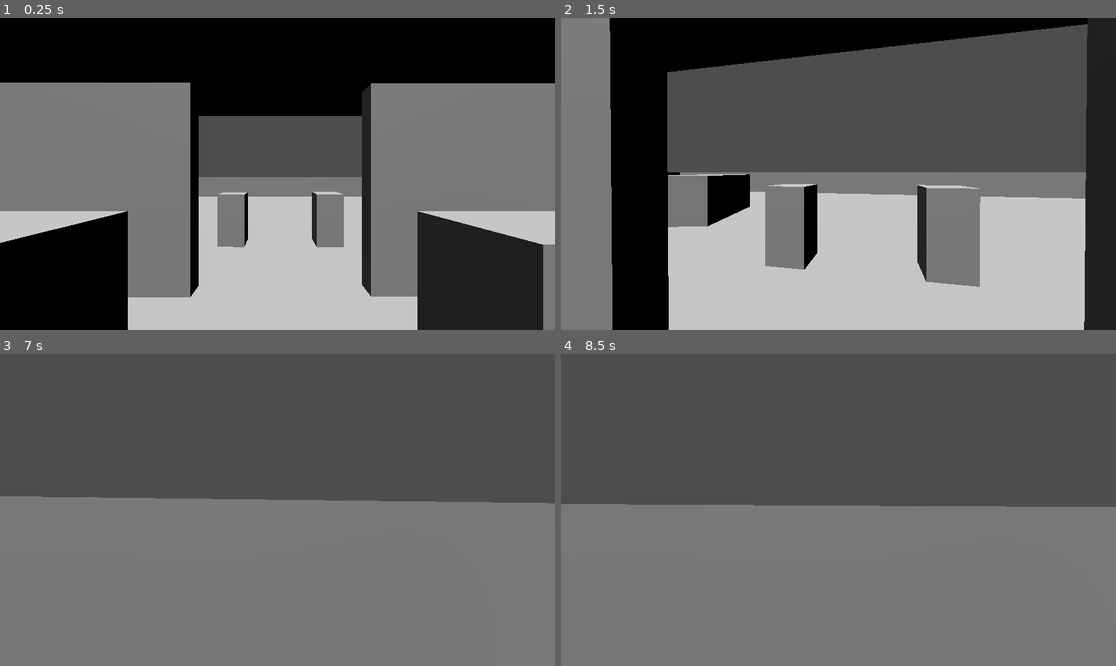
Above: before the commit, frames 1-4 (two rows, left to right).
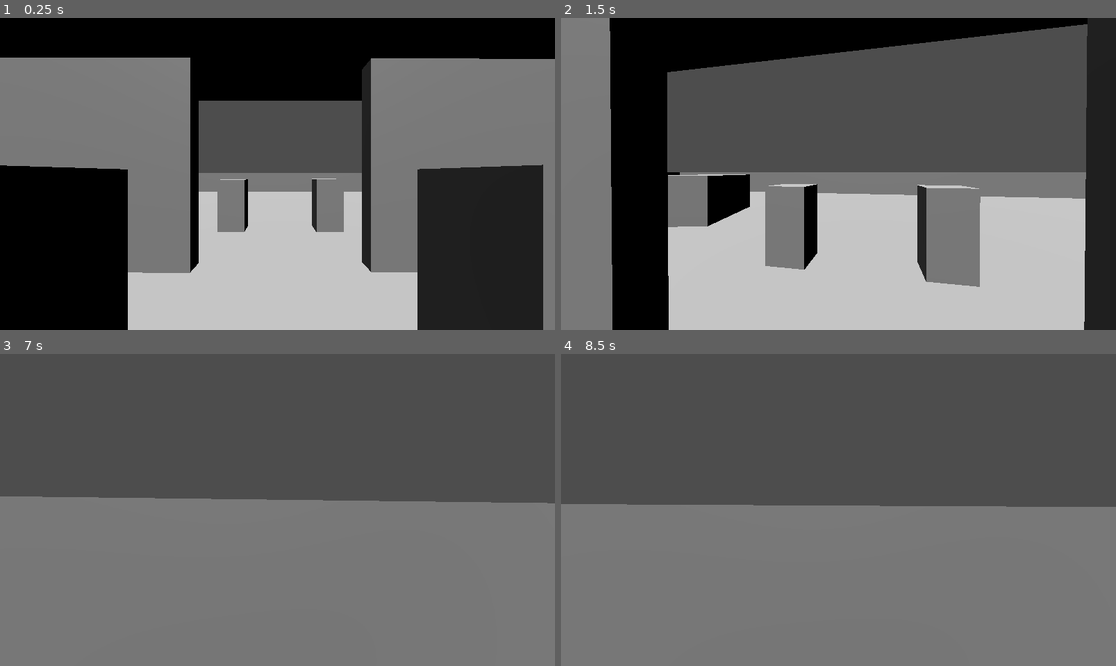
Above: after the commit, the same moments.

Repository: Leoyou04/Convenience-Chaos
Game: Godot game, scene res://Scenes/Main.tscn
The game is run twice, just before and just after one commit, with the same random seed, the same clock (stepped at 60 frames per second) and the same inputs. This scene is started directly instead of the project's main scene.
Inputs (mouse positions are in pixels of both pictures, inside the frame that each line leads up to):
- Up to frame 1 (0.25 s): no input
- Up to frame 2 (1.5 s): tap Enter at 0.5 s; move the mouse to (866, 174) at 0.52 s; hold Up (ui_up) from 0.53 s (still down); tap C (crouch) at 0.6 s; move the mouse to (810, 174) at 1.27 s; tap Z (prone) at 1.35 s
- Up to frame 3 (7 s): move the mouse to (288, 503) at 2.02 s; hold Shift (sprint) 2.03-2.78 s; move the mouse to (271, 516) at 2.77 s; tap one key every 0.75 s from 2.85 s: C (crouch) Z (prone) Shift (sprint) C (crouch) Z (prone); move the mouse to (316, 513) at 3.52 s; move the mouse to (233, 506) at 4.27 s; move the mouse to (283, 510) at 5.02 s; move the mouse to (255, 503) at 5.77 s; release Up (ui_up) at 5.78 s; hold Right (ui_right) 5.78-6.53 s; move the mouse to (305, 510) at 6.52 s; hold Up (ui_up) from 6.53 s (still down); hold Shift (sprint) from 6.53 s (still down)
- Up to frame 4 (8.5 s): keep holding Up (ui_up); tap Space at 7.25 s; move the mouse to (810, 510) at 7.27 s; release Shift (sprint) at 7.28 s; tap C (crouch) at 7.35 s; tap Enter at 8 s; move the mouse to (849, 503) at 8.02 s; tap Z (prone) at 8.1 s

The runs differ from the first frame. In frame 1, 19% of the frame differs, in the area x 0-100%, y 12-90%; in frame 2, nothing differs; in frame 3, less than 0.1%; in frame 4, less than 0.1%.

Commit message:
added texture rects
added texture rects

Diff:
--- a/Scenes/GameUI.tscn
+++ b/Scenes/GameUI.tscn
@@ -1,4 +1,7 @@
 [gd_scene format=3 uid="uid://b4j1n4w3cj2bg"]
+
+[ext_resource type="Texture2D" uid="uid://dybb6it1ccb5j" path="res://icon.svg" id="1_tyage"]
+[ext_resource type="Script" uid="uid://n5rrsdaw1u4b" path="res://Scenes/noise_indicator.gd" id="2_37hul"]
 
 [node name="CanvasLayer" type="CanvasLayer" unique_id=556926182]
 
@@ -18,36 +21,40 @@
 offset_bottom = 217.0
 grow_horizontal = 0
 
-[node name="Label" type="Label" parent="ObjectiveList" unique_id=482281076]
+[node name="Objective 1" type="Label" parent="ObjectiveList" unique_id=482281076]
 layout_mode = 2
 text = "Objective 1"
 
-[node name="Label2" type="Label" parent="ObjectiveList" unique_id=889225628]
+[node name="Objective 2" type="Label" parent="ObjectiveList" unique_id=889225628]
 layout_mode = 2
 text = "Objective 2"
 
-[node name="Label3" type="Label" parent="ObjectiveList" unique_id=11459108]
+[node name="Objective 3" type="Label" parent="ObjectiveList" unique_id=11459108]
 layout_mode = 2
 text = "Objective 3"
 
-[node name="Label4" type="Label" parent="ObjectiveList" unique_id=1190385052]
+[node name="Objective 4" type="Label" parent="ObjectiveList" unique_id=1190385052]
 layout_mode = 2
 text = "Objective 4"
 
-[node name="Label5" type="Label" parent="ObjectiveList" unique_id=1582328733]
+[node name="Objective 5" type="Label" parent="ObjectiveList" unique_id=1582328733]
 layout_mode = 2
 text = "Objective 5"
 
-[node name="Label6" type="Label" parent="ObjectiveList" unique_id=1614779640]
+[node name="Objective 6" type="Label" parent="ObjectiveList" unique_id=1614779640]
 layout_mode = 2
 text = "Objective 6"
 
 [node name="TimerLabel" type="Label" parent="." unique_id=295744340]
 anchors_preset = -1
+anchor_left = -0.059375
+anchor_top = -0.037037037
 anchor_right = -0.059375
 anchor_bottom = -0.037037037
-offset_right = 563.0
-offset_bottom = 207.0
+offset_left = 120.0
+offset_top = 42.0
+offset_right = 683.0
+offset_bottom = 249.0
 text = "TIMER"
 horizontal_alignment = 1
 vertical_alignment = 1
@@ -59,17 +66,42 @@
 anchor_top = 1.0
 anchor_right = 0.5
 anchor_bottom = 1.0
-offset_left = -438.0
+offset_left = -440.0
 offset_top = -176.0
-offset_right = 438.0
+offset_right = 436.0
 grow_horizontal = 2
 grow_vertical = 0
 
 [node name="TextureRect" type="TextureRect" parent="Hotbar" unique_id=1039081134]
 layout_mode = 2
+size_flags_horizontal = 8
+size_flags_vertical = 8
+texture = ExtResource("1_tyage")
 
-[node name="TextureRect2" type="TextureRect" parent="Hotbar" unique_id=1978730373]
+[node name="TextureRect2" type="TextureRect" parent="Hotbar" unique_id=230288958]
 layout_mode = 2
+size_flags_horizontal = 8
+size_flags_vertical = 8
+texture = ExtResource("1_tyage")
 
-[node name="TextureRect3" type="TextureRect" parent="Hotbar" unique_id=836487721]
+[node name="TextureRect3" type="TextureRect" parent="Hotbar" unique_id=1279099117]
 layout_mode = 2
+size_flags_horizontal = 8
+size_flags_vertical = 8
+texture = ExtResource("1_tyage")
+
+[node name="NoiseIndicator" type="TextureRect" parent="." unique_id=1778124687]
+anchors_preset = 3
+anchor_left = 1.0
+anchor_top = 1.0
+anchor_right = 1.0
+anchor_bottom = 1.0
+offset_left = -130.0
+offset_top = -128.0
+offset_right = -2.0
+grow_horizontal = 0
+grow_vertical = 0
+size_flags_vertical = 8
+texture = ExtResource("1_tyage")
+script = ExtResource("2_37hul")
+metadata/_edit_use_anchors_ = true
--- a/Scenes/Player.tscn
+++ b/Scenes/Player.tscn
@@ -4,6 +4,7 @@
 [ext_resource type="Script" uid="uid://bgaa217bpd75i" path="res://scripts/noise_emitter.gd" id="1_rpqav"]
 
 [sub_resource type="CapsuleShape3D" id="CapsuleShape3D_0rwas"]
+height = 1.6713257
 
 [sub_resource type="SphereShape3D" id="SphereShape3D_qbkls"]
 
@@ -11,12 +12,13 @@
 script = ExtResource("1_kyqiw")
 
 [node name="CollisionShape3D" type="CollisionShape3D" parent="." unique_id=363727796]
+transform = Transform3D(1, 0, 0, 0, 1, 0, 0, 0, 1, 0, -0.16433716, 0)
 shape = SubResource("CapsuleShape3D_0rwas")
 
 [node name="CameraMount" type="Node3D" parent="." unique_id=1138456204]
 
 [node name="Camera3D" type="Camera3D" parent="CameraMount" unique_id=183495084]
-transform = Transform3D(1, 0, 0, 0, 1, 0, 0, 0, 1, 0, 0.5891327, 0)
+transform = Transform3D(1, 0, 0, 0, 1, 0, 0, 0, 1, 0, 0.15340495, 0)
 
 [node name="InteractRay" type="RayCast3D" parent="CameraMount/Camera3D" unique_id=1772735213]
 transform = Transform3D(1, 0, 0, 0, -0.04951217, -0.99877363, 0, 0.99877363, -0.04951217, 0.0032610893, -0.41693527, -0.28117222)
Empty file added: Scenes/noise_indicator.gd
Not shown, added: Scenes/noise_indicator.gd.uid
